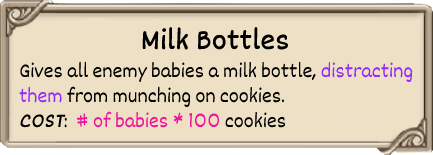
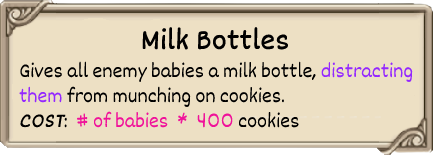
Comparing the layer stacks of the two 433px x 155px images. Changes:
painted on "Gives all enemy babies a milk bo" over [174, 112, 299, 128]
